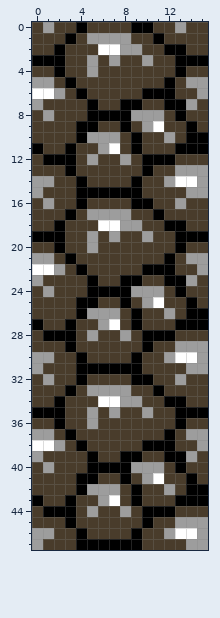
Pixel-art sprite: data/base/gfx/game/sheet/object/block/rock_big.png. This is how it looked before the edit.
The file is 16x48 pixels.
And afterwards:
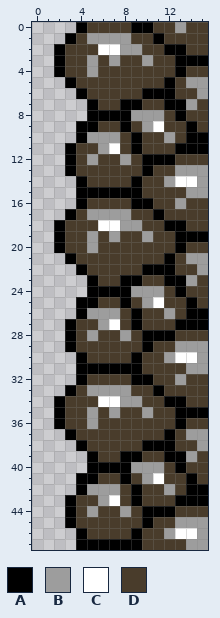
Palette (. is transparent): A #000000  B #9d9d9d  C #ffffff  D #493c2b
From old to new:
Changed rows in their new state; - is an unchanged pixel.
first column x 0:
 0 ....-
 1 ...--
 2 ..---
 3 ..---
 4 ..---
 5 ...--
 6 ....-
 7 .....
 8 .....
 9 ....-
10 ....-
11 ...--
12 ...--
13 ...--
14 ....-
15 ....-
16 ....-
17 ...--
18 ..---
19 ..---
20 ..---
21 ...--
22 ....-
23 .....
24 .....
25 ....-
26 ....-
27 ...--
28 ...--
29 ...--
30 ....-
31 ....-
32 ....-
33 ...--
34 ..---
35 ..---
36 ..---
37 ...--
38 ....-
39 .....
40 .....
41 ....-
42 ....-
43 ...--
44 ...--
45 ...--
46 ....-
47 ....-
